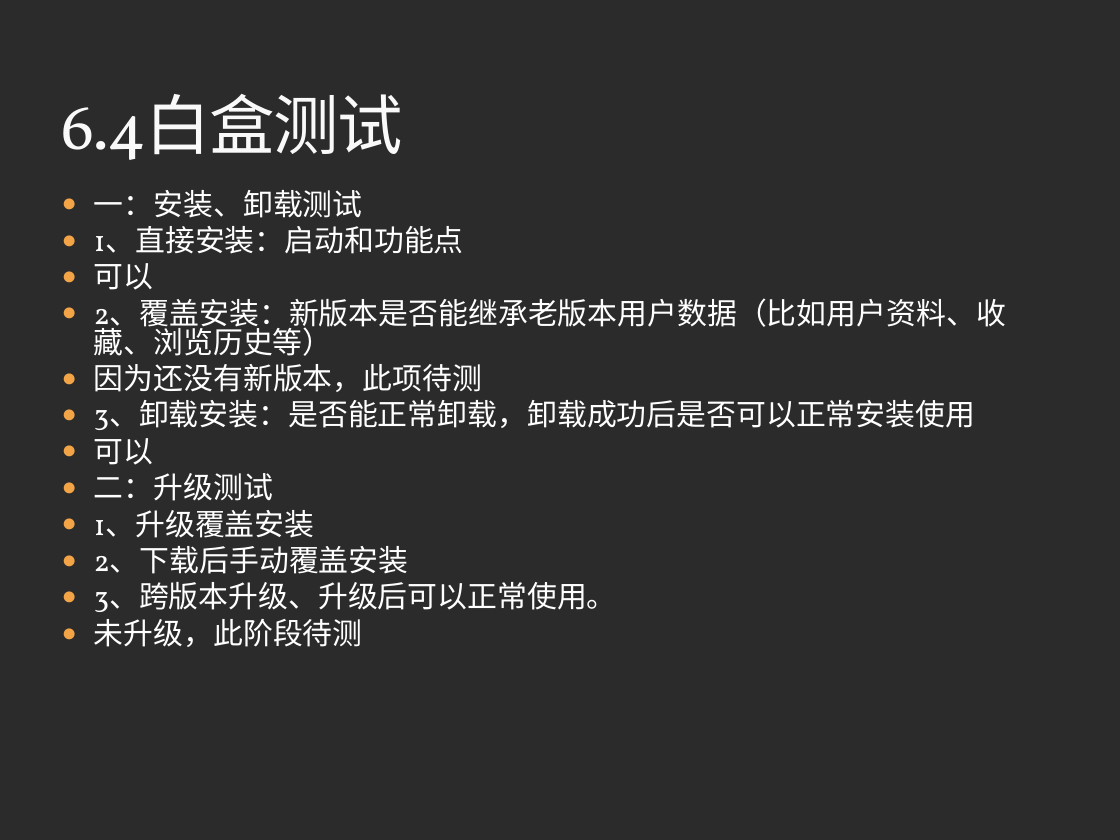
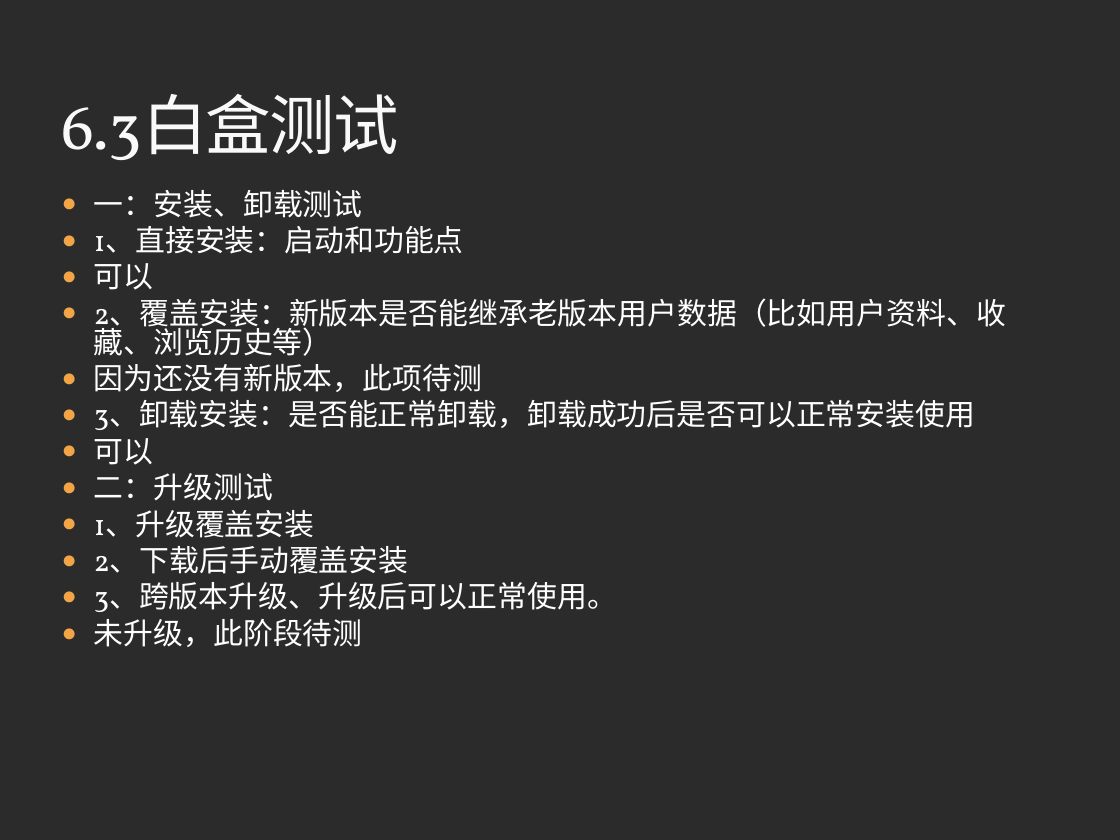
Before and after one commit to 3d-fishing/3D-app, a slide deck: slide 30 of 软件实现.pptx (slide 31 before the commit). Drawn at 1120x840 pixels with LibreOffice and Linux fonts; fonts in the diff are those of the drawing; background and template pictures are left out; a plain dark background stands for a picture behind light text. Boxes give left, top, right and bottom in pixels: in the first picture for what was removed or moved away, otherwise in the second. Text is boxed around its words. In the diff, an @@ line names an element or a change of style, - is before the commit and + after.

```diff
--- a/软件实现.pptx
+++ b/软件实现.pptx
@@ title at (x1=62, y1=94, x2=399, y2=160): text changed @@
-6.4白盒测试
+6.3白盒测试
```
Also in this commit, not shown: 2 other slides changed, 2 slides added, 3 slides removed, 1 other file.
